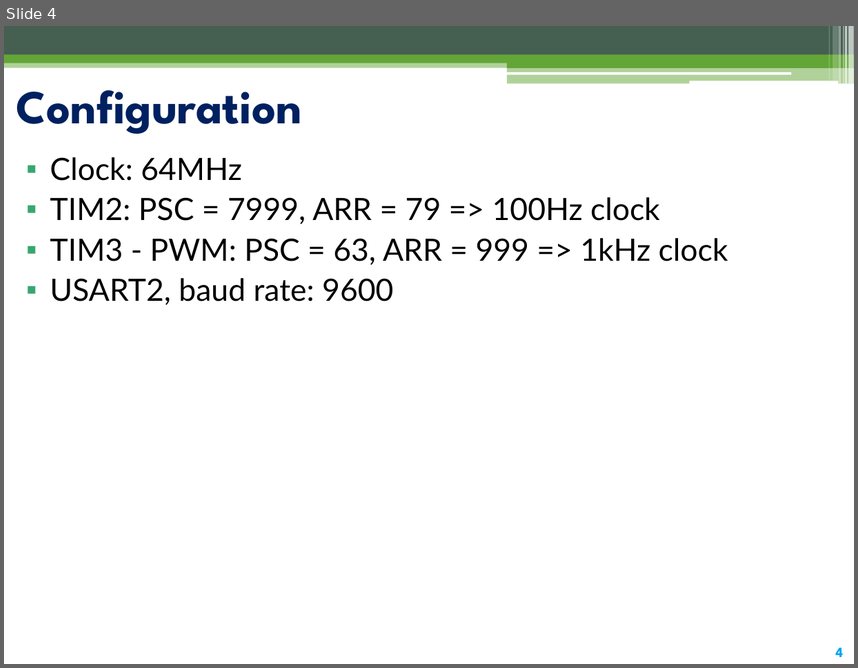
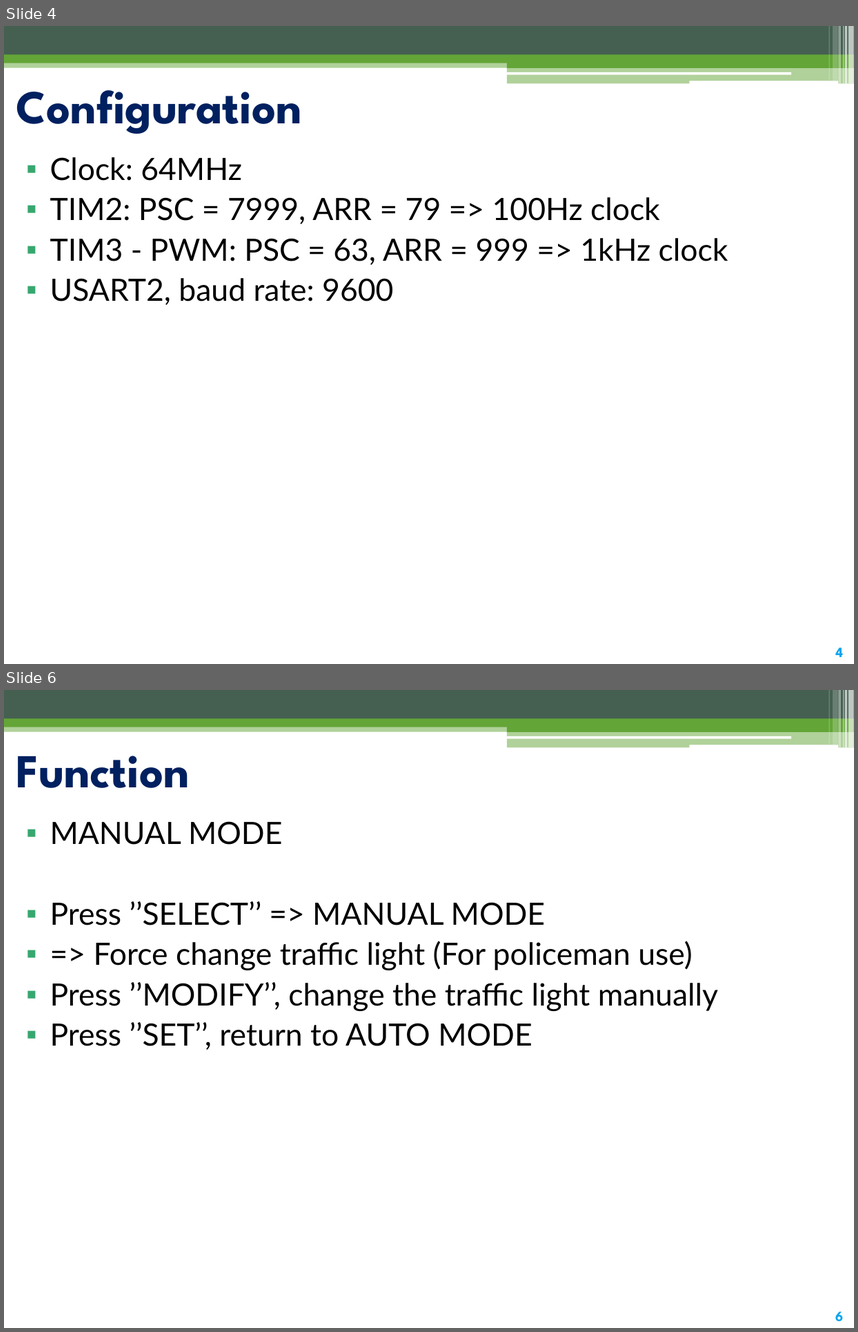
Before and after one commit to thoriumrabbit/CO3009_MCU_PROJECT-1, a slide deck: [MCU] AssignmentProject.pptx. Shown one above the other, each under a label of ours: slide 4 before the commit, slides 4 and 6 after it; the slides between them are not shown. The pictures are 858x668 and 858x1332 pixels, drawn with LibreOffice and Linux fonts; fonts in the diff are those of the drawing. Boxes give left, top, right and bottom in pixels: in the first picture for what was removed or moved away, otherwise in the second. Text is boxed around its words. In the diff, an @@ line names an element or a change of style, - is before the commit and + after.

```diff
--- a/[MCU] AssignmentProject.pptx
+++ b/[MCU] AssignmentProject.pptx
@@ slide 6 added at bbox=[4, 690, 854, 1328], background #FFFFFF; not listed: 14 template elements that a slide beside it also shows @@
@@ title added at bbox=[16, 756, 190, 788], 40 pt, text #002060, bold @@
+Function
@@ text added at bbox=[50, 821, 718, 1049], 26 pt, text #000000 @@
+▪ MANUAL MODE
+▪ Press ’’SELECT’’ => MANUAL MODE
+▪ => Force change traffic light (For policeman use)
+▪ Press ’’MODIFY’’, change the traffic light manually
+▪ Press ’’SET’’, return to AUTO MODE
```
Also in this commit, not shown: 1 slide changed, 1 other slide added, 2 slides removed, 1 other file.
